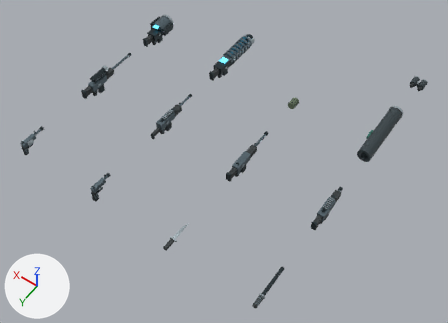
Two versions of the glTF model assets/dc019-equipment.glb, one commit apart.
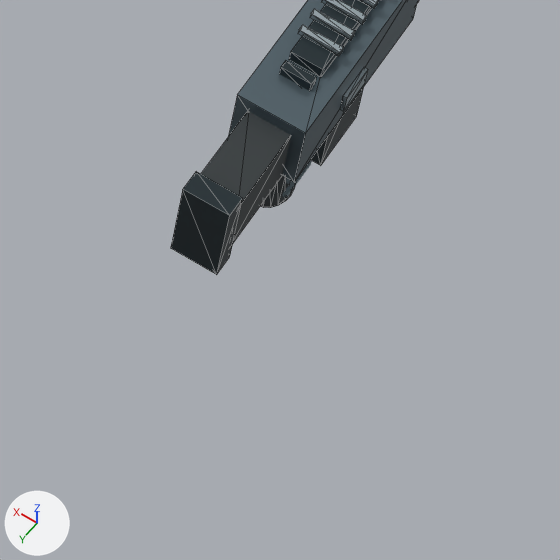
The first picture shows the older version from a 50 mm lens placed at (-1.55, 2.95, 6.83), pointed at (1.76, -1.69, -0.45). The close-ups show the older and then the newer version on the part from 66% to 78% of the width and 63% to 80% of the height of that picture. Only the edits that show in the close-ups are written down. The lights are fixed; the arrows at lower left show +X, +Y and +Z. The close-ups show mesh edges as thin lines. Where no turn or scale is listed for an object, it has been applied to the vertices. Vertices at exactly the same position are counted once.

Objects in the first close-up: 'smg_part0', 'smg_part2', 'smg_part3', 'smg_part4', 'smg_part5' and 2 more.
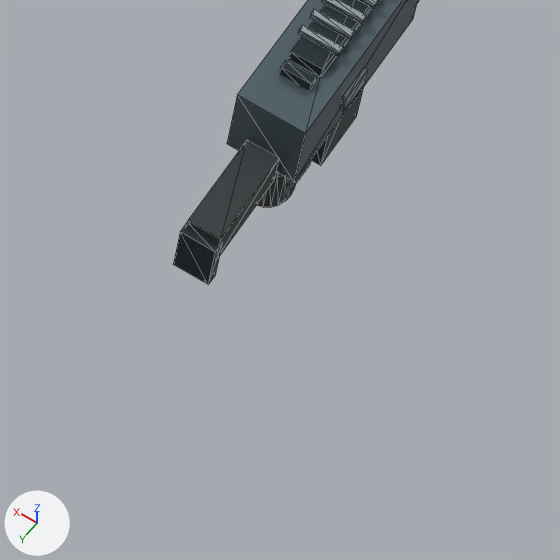
The change in detail:
me_smg_part3 is used by ob_smg_part3; location (0.0, -1.45, 0.0).
me_smg_part3 had 104 vertices, 188 faces and spanned x -0.034..0.034, y -0.489..0.238, z -0.095..0.079.
me_smg_part3 now has 104 vertices, 188 faces and spans x -0.03..0.03, y -0.489..0.238, z -0.114..0.079.
me_smg_part3 part 1: the loose piece of 8 vertices spanning x -0.034..0.034, y 0.206..0.238, z -0.082..0.058 is scaled about its middle by (0.765, 0.545, 0.564), then moved by (0.0, 0.008, -0.062).
me_smg_part5 is used by ob_smg_part5; location (0.0, -1.45, 0.0).
me_smg_part5 had 16 vertices, 24 faces and spanned x -0.045..0.045, y -0.41..0.21, z -0.06..0.036.
me_smg_part5 now has 16 vertices, 24 faces and spans x -0.045..0.045, y -0.41..0.225, z -0.076..0.035.
me_smg_part5 part 2: the loose piece of 8 vertices spanning x -0.032..0.032, y 0.07..0.21, z -0.06..0.036 is scaled about its middle by (0.75, 1.07, 0.536), then moved by (0.0, 0.01, -0.038).

Boxes (x1, y1, x2, y2) around the edits, measured in the close-ups (560 x 560 px; the box of a moved part takes in the faces that stretch with it):
'smg_part3', reshaped
    before: (171, 0, 371, 275)
    after: (173, 0, 371, 285)
'smg_part5', reshaped
    before: (201, 0, 419, 243)
    after: (187, 0, 419, 255)
part 1 of me_smg_part3, moved or reshaped
    before: (171, 171, 242, 275)
    after: (173, 223, 223, 285)
part 2 of me_smg_part5, moved or reshaped
    before: (201, 111, 291, 243)
    after: (187, 140, 280, 255)
